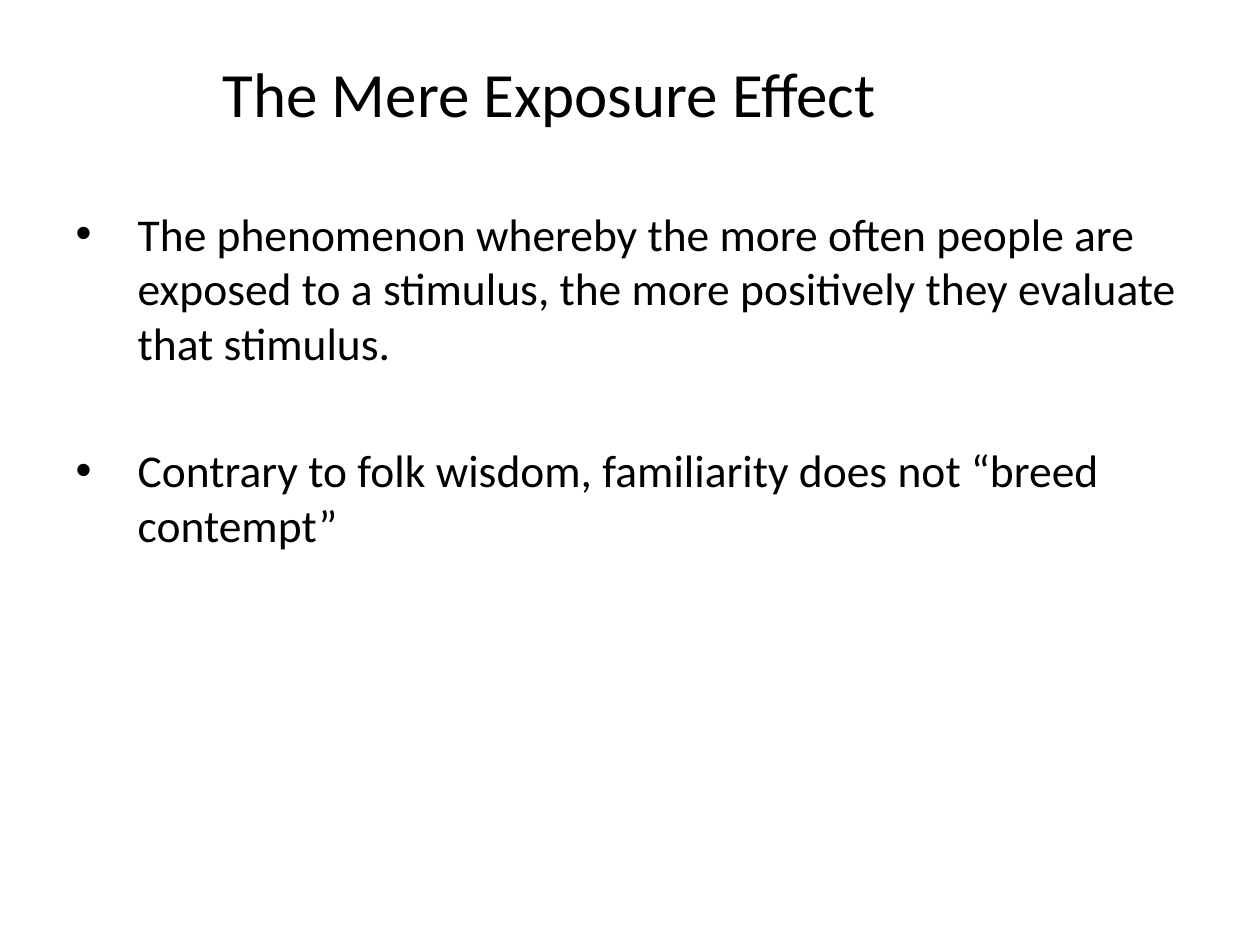
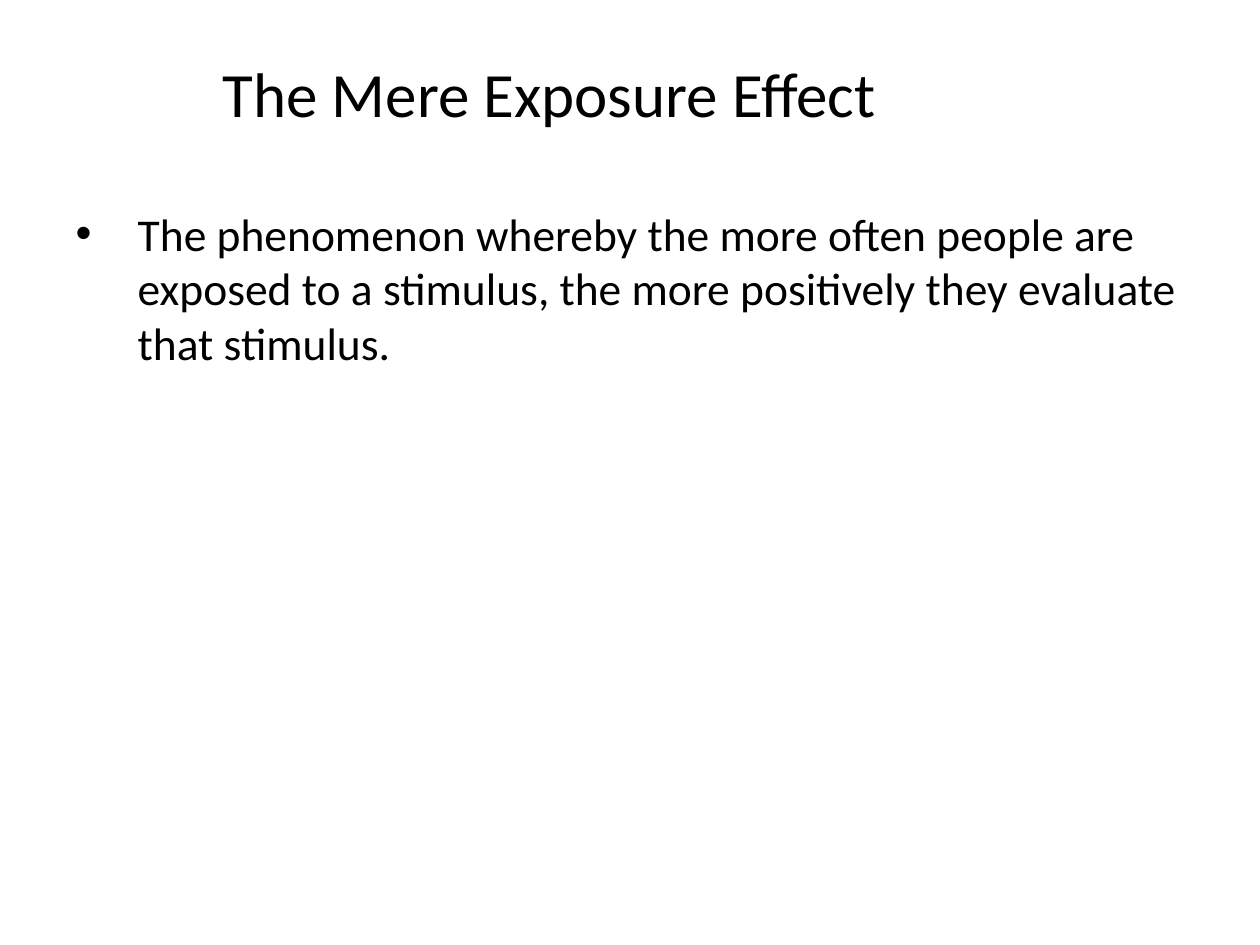
Before and after one commit to npm27/Teaching-Materials, a slide deck: slide 7 of Social Psych/Slides/10 Relationships.pptx (slide 8 before the commit). Drawn at 1260x945 pixels with LibreOffice and Linux fonts; fonts in the diff are those of the drawing. Boxes give left, top, right and bottom in pixels: in the first picture for what was removed or moved away, otherwise in the second. Text is boxed around its words. In the diff, an @@ line names an element or a change of style, - is before the commit and + after.

```diff
--- a/Social Psych/Slides/10 Relationships.pptx
+++ b/Social Psych/Slides/10 Relationships.pptx
@@ text at [138, 454, 1098, 550]: paragraph removed @@
-• Contrary to folk wisdom, familiarity does not “breed contempt”
```
Also in this commit, not shown: 3 other slides changed, 1 slide added, 3 slides removed, 1 other file.
